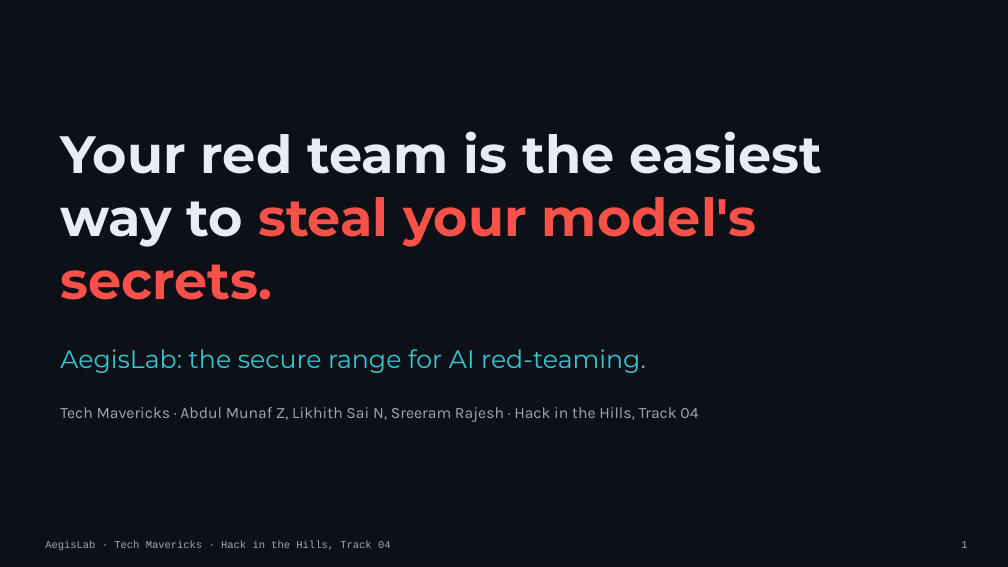
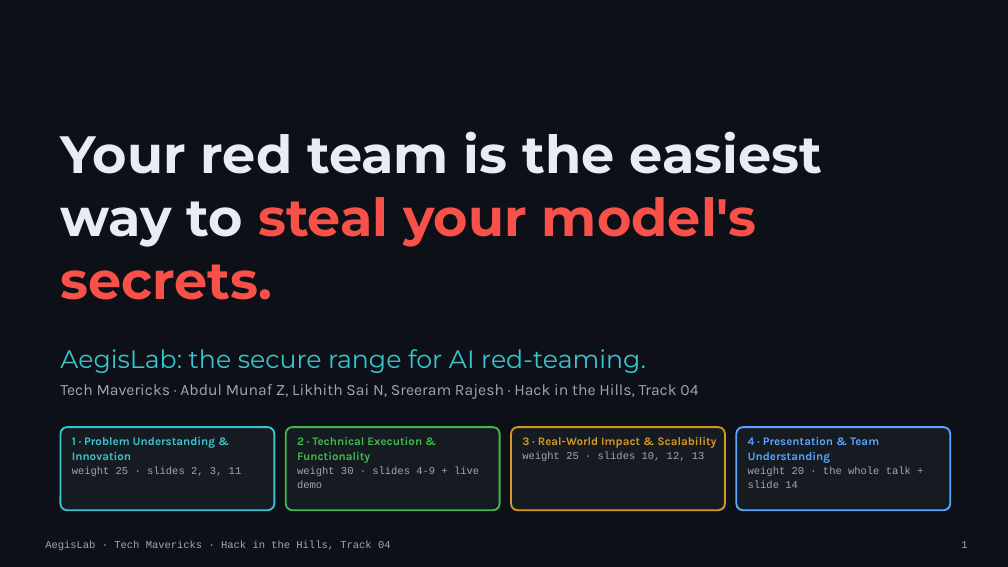
Before and after one commit to Invinciblx777/HIH, a slide deck: slide 1 of docs/pitch/AegisLab_Pitch.pptx. Drawn at 1008x567 pixels with LibreOffice and Linux fonts; fonts in the diff are those of the drawing. Boxes give left, top, right and bottom in pixels: in the first picture for what was removed or moved away, otherwise in the second. Text is boxed around its words. In the diff, an @@ line names an element or a change of style, - is before the commit and + after.

Commit message:
P21: deck mapped to the judging criteria (criterion chip on each slide, map on the cover, Aegis Chat step on the demo slide), PDF rebuilt; README, aegislab/README and talk tracks describe Aegis Chat; manifest

```diff
--- a/docs/pitch/AegisLab_Pitch.pptx
+++ b/docs/pitch/AegisLab_Pitch.pptx
@@ text "Tech Mavericks · Abdul Munaf ...": place and size @@
-text "Tech Mavericks · Abdul Munaf ..." at bbox=[60, 407, 698, 422]
+text "Tech Mavericks · Abdul Munaf ..." at bbox=[60, 384, 698, 399]
@@ rounded rectangle added at bbox=[60, 427, 274, 510], fill #161B22, outline #39C5CF 1.75 pt @@
@@ text added at bbox=[72, 437, 242, 476], 11 pt, text #39C5CF, bold @@
+1 · Problem Understanding & Innovation
+weight 25 · slides 2, 3, 11
@@ rounded rectangle added at bbox=[286, 427, 500, 510], fill #161B22, outline #3FB950 1.75 pt @@
@@ text added at bbox=[297, 437, 479, 488], 11 pt, text #3FB950, bold @@
+2 · Technical Execution & Functionality
+weight 30 · slides 4-9 + live demo
@@ rounded rectangle added at bbox=[511, 427, 725, 510], fill #161B22, outline #D29922 1.75 pt @@
@@ text added at bbox=[522, 437, 716, 461], 11 pt, text #D29922, bold @@
+3 · Real-World Impact & Scalability
+weight 25 · slides 10, 12, 13
@@ rounded rectangle added at bbox=[737, 427, 951, 510], fill #161B22, outline #58A6FF 1.75 pt @@
@@ text added at bbox=[748, 437, 911, 488], 11 pt, text #58A6FF, bold @@
+4 · Presentation & Team Understanding
+weight 20 · the whole talk + slide 14
```
Also in this commit, not shown: 13 other slides changed, 5 other files.
